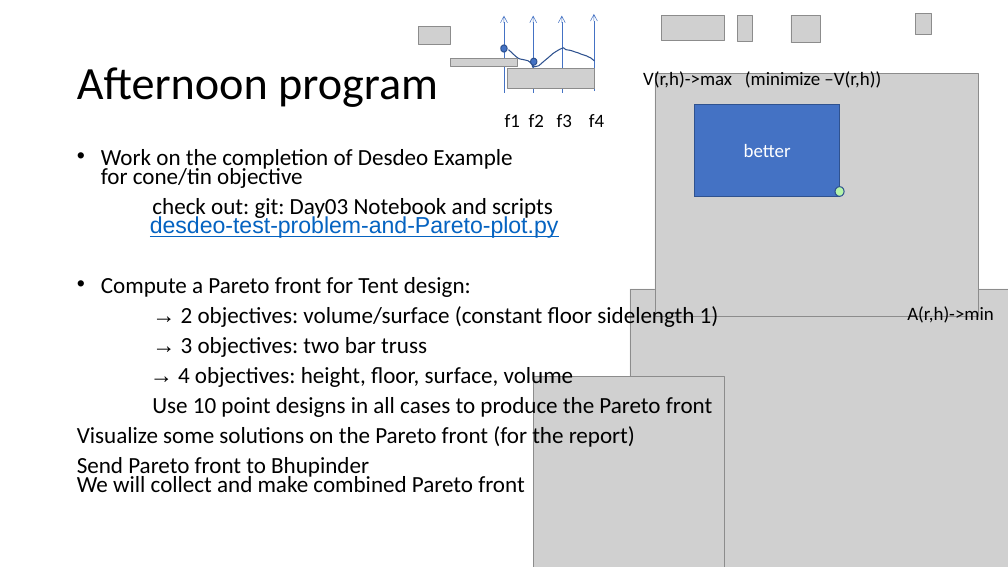
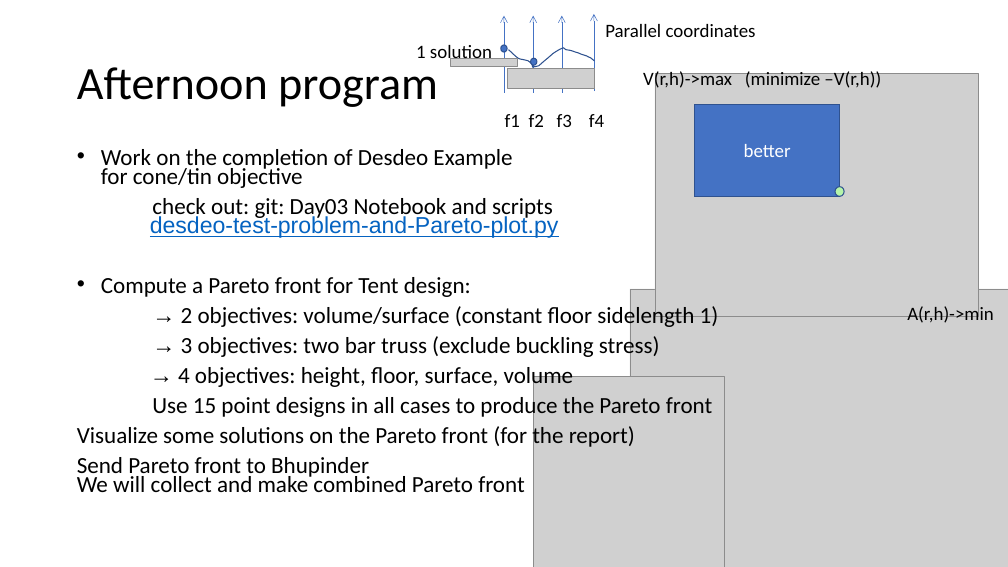
Before and after one commit to industrial-optimization-group/JSS30-COM3-Course, a slide deck: slide 1 of Day04-Afternoon program.pptx. Drawn at 1008x567 pixels with LibreOffice and Linux fonts; fonts in the diff are those of the drawing; grey boxes stand for pictures; background and template pictures are left out. Boxes give left, top, right and bottom in pixels: in the first picture for what was removed or moved away, otherwise in the second. Text is boxed around its words. In the diff, an @@ line names an element or a change of style, - is before the commit and + after.

```diff
--- a/Day04-Afternoon program.pptx
+++ b/Day04-Afternoon program.pptx
@@ picture removed at [419, 26, 450, 45] @@
@@ text added at [605, 24, 756, 37], 18 pt, text #000000 @@
+Parallel coordinates
@@ picture removed at [662, 15, 725, 41] @@
@@ picture removed at [737, 16, 752, 42] @@
@@ picture removed at [791, 15, 820, 43] @@
@@ picture removed at [915, 13, 932, 34] @@
@@ text added at [416, 45, 492, 64], 18 pt, text #000000 @@
+1 solution
@@ text at [181, 333, 660, 359]: text changed @@
-→ 3 objectives: two bar truss
+→ 3 objectives: two bar truss (exclude buckling stress)
@@ text at [152, 393, 712, 419]: text changed @@
-Use 10 point designs in all cases to produce the Pareto front
+Use 15 point designs in all cases to produce the Pareto front
```
Also in this commit, not shown: 1 other file.
